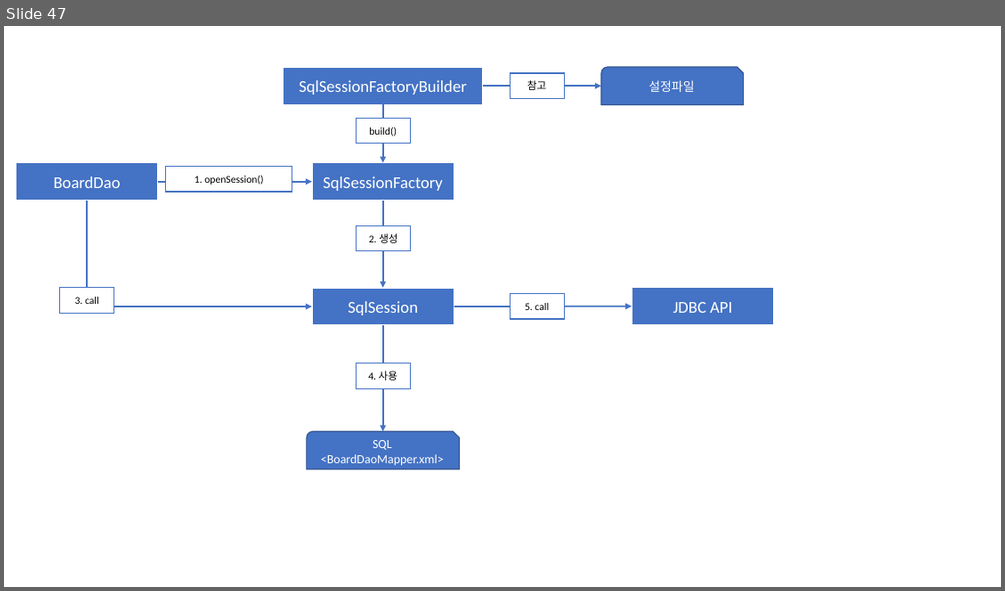
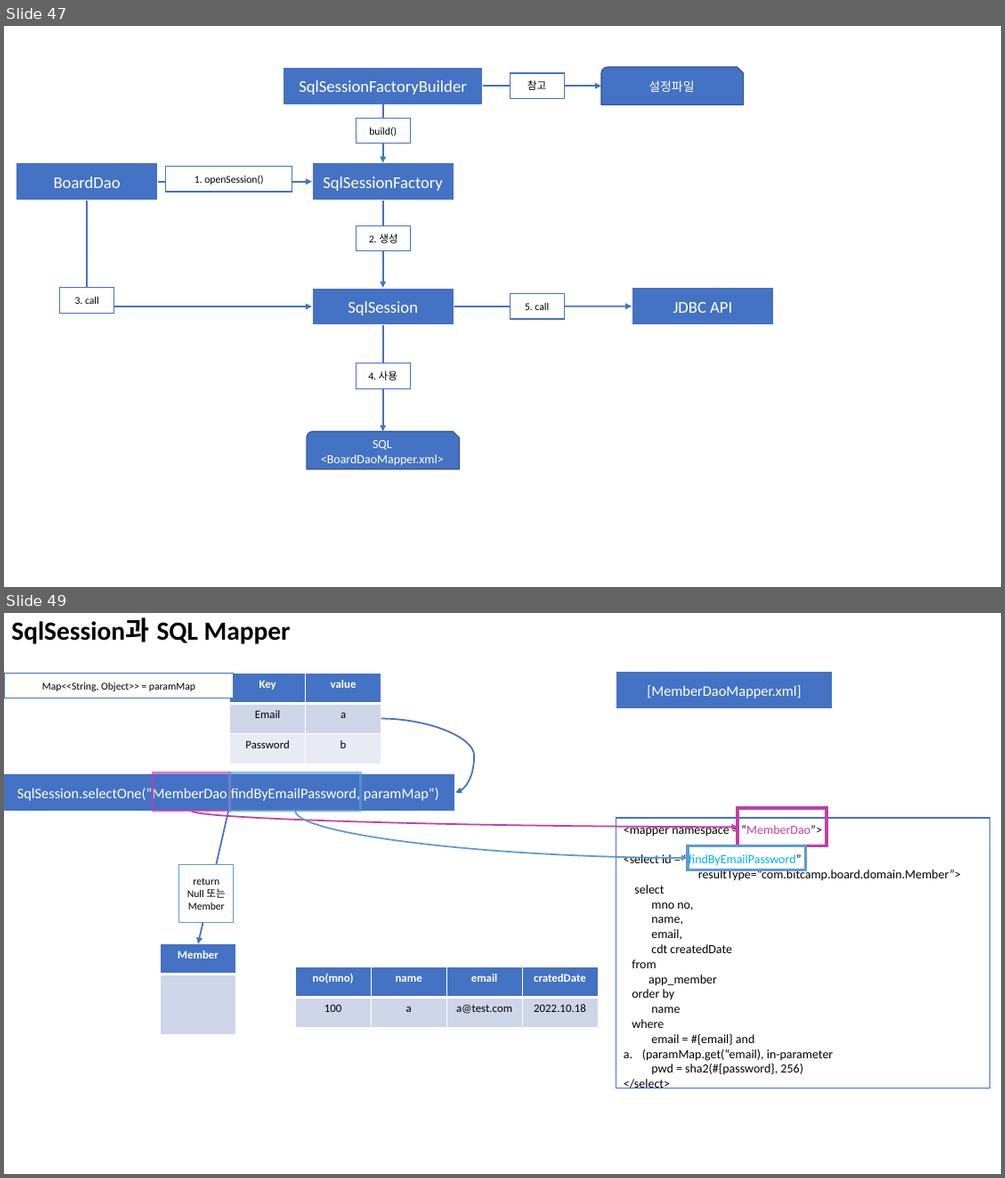
Before and after one commit to Dingadung/2022-study-workspace, a slide deck: study-note/자바/2022-10-11 내용정리.pptx. Shown one above the other, each under a label of ours: slide 47 before the commit, slides 47 and 49 after it; the slides between them are not shown. The pictures are 1005x591 and 1005x1178 pixels, drawn with LibreOffice and Linux fonts; fonts in the diff are those of the drawing. Boxes give left, top, right and bottom in pixels: in the first picture for what was removed or moved away, otherwise in the second. Text is boxed around its words. In the diff, an @@ line names an element or a change of style, - is before the commit and + after.

```diff
--- a/study-note/자바/2022-10-11 내용정리.pptx
+++ b/study-note/자바/2022-10-11 내용정리.pptx
@@ slide 49 added at [4, 613, 1001, 1174], background #FFFFFF @@
@@ title added at [11, 618, 291, 644], 25.2 pt, text #000000, bold @@
+SqlSession과 SQL Mapper
@@ rectangle added at [4, 673, 234, 698], fill #FFFFFF, outline #4472C4 1 pt, 10 pt, text #000000 @@
+Map<<String, Object>> = paramMap
@@ table added at [230, 673, 380, 764], 3 rows, 2 columns @@
+Key | value
+Email | a
+Password | b
@@ rectangle added at [616, 672, 833, 709], fill #4472C4, outline #FFFFFF 1.5 pt, 14 pt, text #FFFFFF @@
+[MemberDaoMapper.xml]
@@ curved arrow added from (380, 718) to (455, 793), #4472C4 1.5 pt @@
@@ rectangle added at [4, 774, 455, 811], fill #4472C4, outline #FFFFFF 1.5 pt, 14 pt, text #FFFFFF @@
+SqlSession.selectOne(“MemberDao.findByEmailPassword, paramMap”)
@@ rectangle added at [153, 773, 230, 811], outline #C43EA7 2.5 pt @@
@@ rectangle added at [230, 773, 361, 811], outline #5B9BD5 2.5 pt @@
@@ curved arrow added from (192, 811) to (737, 827), #C43EA7 1.5 pt @@
@@ arrow added from (228, 811) to (198, 943), #4472C4 1.5 pt @@
@@ curved arrow added from (296, 811) to (688, 858), #5B9BD5 1.5 pt @@
@@ rectangle added at [616, 818, 990, 1088], fill #FFFFFF, outline #4472C4 1 pt, 12 pt, text #000000 @@
+<mapper namespace = “MemberDao”>
+<select id = “findByEmailPassword”
+resultType=“com.bitcamp.board.domain.Member”>
+select
+mno no,
+name,
+email,
+cdt createdDate
+from
+app_member
+order by
+name
+where
+email = #{email} and
+a. (paramMap.get(“email), in-parameter
+pwd = sha2(#{password}, 256)
+</select>
@@ rectangle added at [737, 808, 826, 846], outline #C43EA7 3.25 pt @@
@@ rectangle added at [688, 845, 806, 869], outline #5B9BD5 3.25 pt @@
@@ rectangle added at [179, 864, 234, 923], fill #FFFFFF, outline #5B9BD5 1 pt, 10 pt, text #000000 @@
+return
+Null 또는 Member
@@ table added at [161, 943, 235, 1035], 2 rows, 1 columns @@
+Member
+
@@ table added at [296, 966, 598, 1027], 2 rows, 4 columns @@
+no(mno) | name | email | cratedDate
+100 | a | a@test.com | 2022.10.18
```
Also in this commit, not shown: 2 other slides added, 10 other files.
